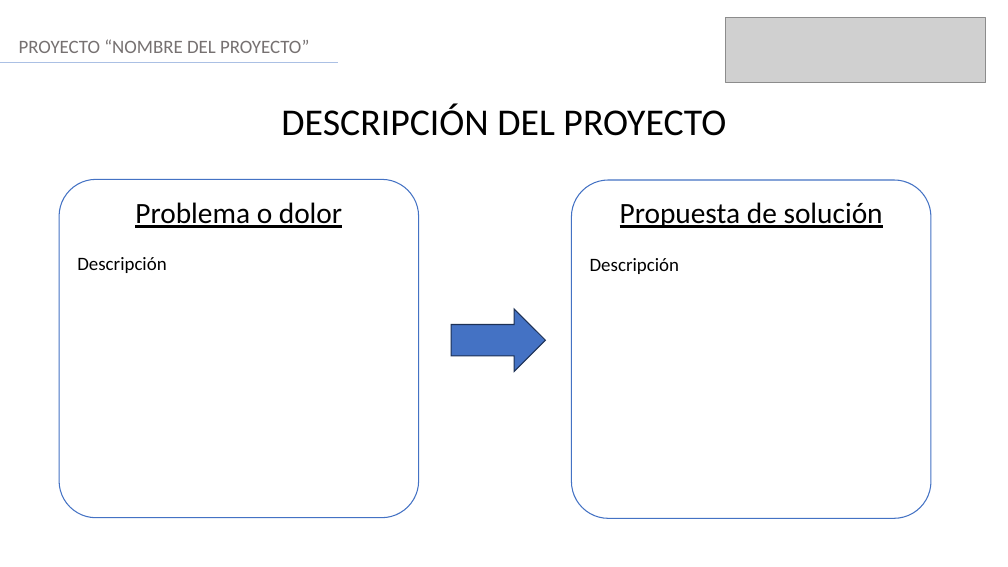
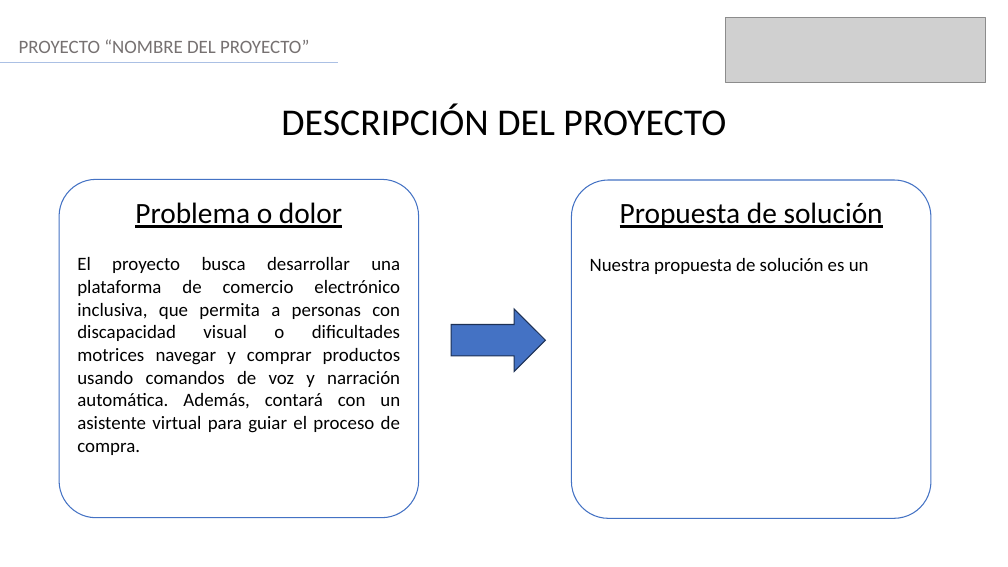
Before and after one commit to FelipeMunhoz18/FelipeMunhoz18-Bravo-Vargas-Munoz-Docs, a slide deck: slide 3 of Fase 3/Evidencias Grupales/Formato Presentación final.pptx. Drawn at 1008x567 pixels with LibreOffice and Linux fonts; fonts in the diff are those of the drawing; grey boxes stand for pictures. Boxes give left, top, right and bottom in pixels: in the first picture for what was removed or moved away, otherwise in the second. Text is boxed around its words. In the diff, an @@ line names an element or a change of style, - is before the commit and + after.

Commit message:
Update Formato Presentación final.pptx
se inicio el rellenado de información requerida de PPT para la defensa

```diff
--- a/Fase 3/Evidencias Grupales/Formato Presentación final.pptx
+++ b/Fase 3/Evidencias Grupales/Formato Presentación final.pptx
@@ text in rounded rectangle at [77,257,400,455]: text changed @@
-Descripción
+El proyecto busca desarrollar una plataforma de comercio electrónico inclusiva, que permita a personas con discapacidad visual o dificultades motrices navegar y comprar productos usando comandos de voz y narración automática. Además, contará con un asistente virtual para guiar el proceso de compra.
@@ text in rounded rectangle at [590,258,869,274]: text changed @@
-Descripción
+Nuestra propuesta de solución es un
```
Also in this commit, not shown: 2 other slides changed.
